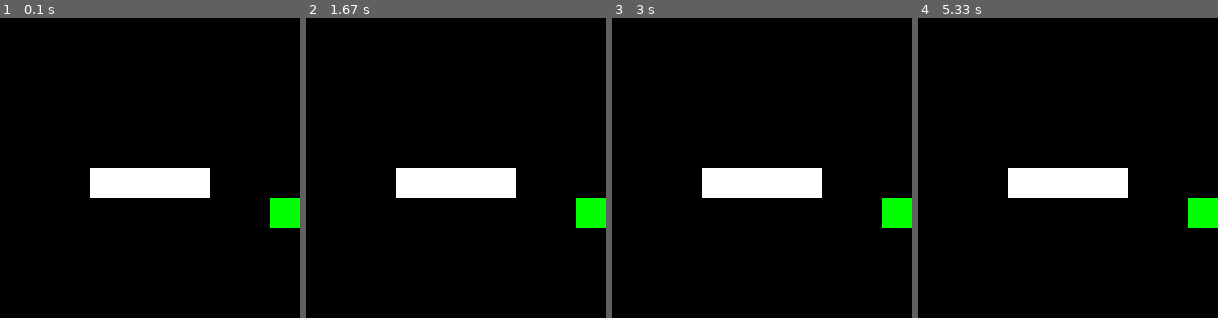
Above: before the commit, frames 1-4 (left to right).
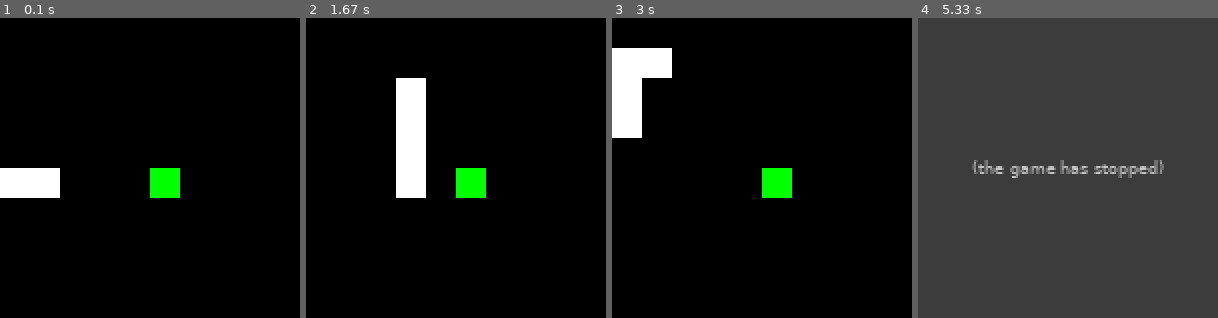
Above: after the commit, the same moments.

Repository: titusjgr/pygame-snake
Game: pygame game, started from human.py
The game is run twice, just before and just after one commit, with the same random seed, the same clock (stepped at 60 frames per second) and the same inputs.
Inputs:
- Up to frame 1 (0.1 s): no input
- Up to frame 2 (1.67 s): tap Space at 0.33, 0.67 s; tap Up at 1 s
- Up to frame 3 (3 s): tap A at 1.87 s; tap S at 2.53 s
- Up to frame 4 (5.33 s): tap D at 3.2 s; tap Up at 3.93 s

The runs differ from the first frame. In frame 1, 7.0% of the frame differs, in the area x 0-100%, y 50-70%; in frame 2, 7.0%; in frame 3, 9.0%; in frame 4, 100%, in the area x 0-100%, y 0-100%.
After the commit the program exited at 5 s; later frames show no game.

Commit message:
Snake start from left

Diff:
--- a/config.py
+++ b/config.py
@@ -2,7 +2,7 @@
 SNAKE_SIZE = 15  # This indicates how big a block of the snake looks.
 SCREEN_SIZE = MAP_SIZE[0] * SNAKE_SIZE, MAP_SIZE[1] * SNAKE_SIZE
 INITIAL_LENGTH = 4
-FPS = 1
+FPS = 5
 NUM_FRAMES = 4  # num of frames used as input state at a time
 DISCOUNT_FACTOR = 0.97
 INPUT_SHAPE = SCREEN_SIZE[0], SCREEN_SIZE[1], NUM_FRAMES
--- a/snake.py
+++ b/snake.py
@@ -31,7 +31,7 @@
 
         # Every part of the snakes body
         self.positions = [
-            (MAP_SIZE[0] // 2 - i, MAP_SIZE[1] // 2)
+            (0, MAP_SIZE[1] // 2)
             for i in range(INITIAL_LENGTH)
         ]
 
Not shown, changed: .gitignore
